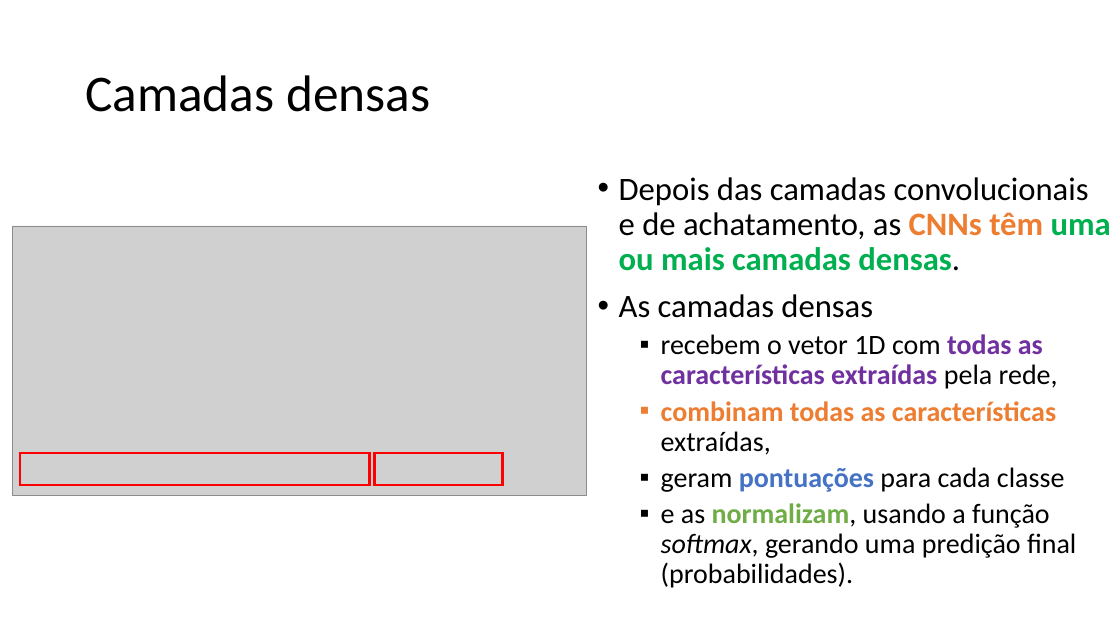
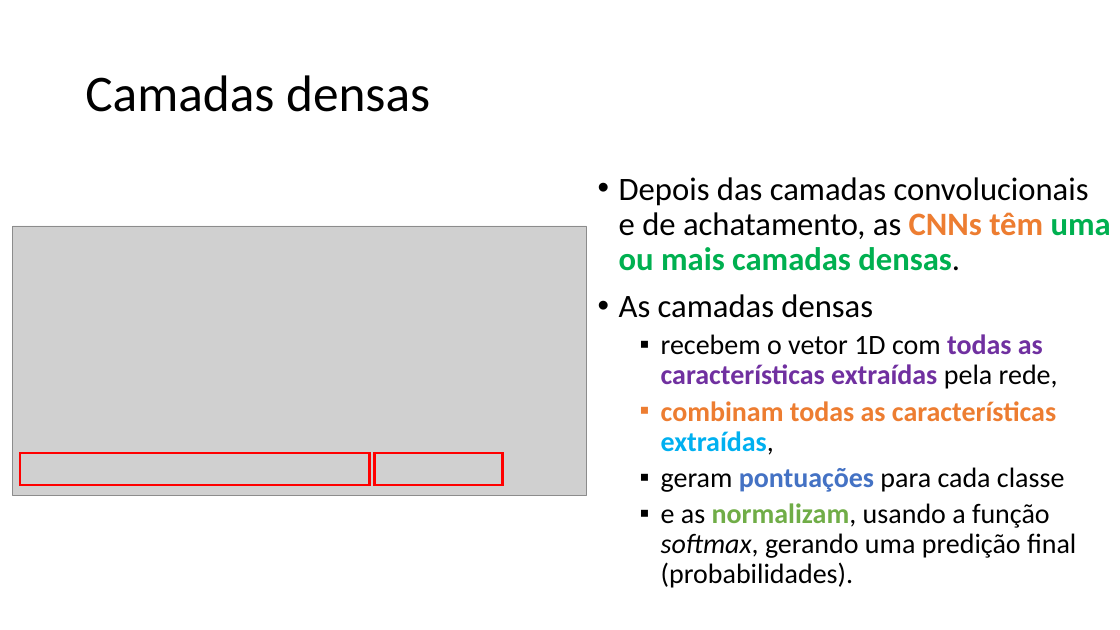
Before and after one commit to zz4fap/c24_inteligencia_artificial, a slide deck: slide 60 of slides/C24_CNN.pptx (slide 61 before the commit). Drawn at 1120x630 pixels with LibreOffice and Linux fonts; fonts in the diff are those of the drawing; grey boxes stand for pictures. Boxes give left, top, right and bottom in pixels: in the first picture for what was removed or moved away, otherwise in the second. Text is boxed around its words. In the diff, an @@ line names an element or a change of style, - is before the commit and + after.

```diff
--- a/slides/C24_CNN.pptx
+++ b/slides/C24_CNN.pptx
@@ text at bbox=[661, 401, 1056, 455]: text colour #000000 to #00B0F0, bold on in "extraídas," @@
```
Also in this commit, not shown: 11 other slides changed, 1 slide removed.
